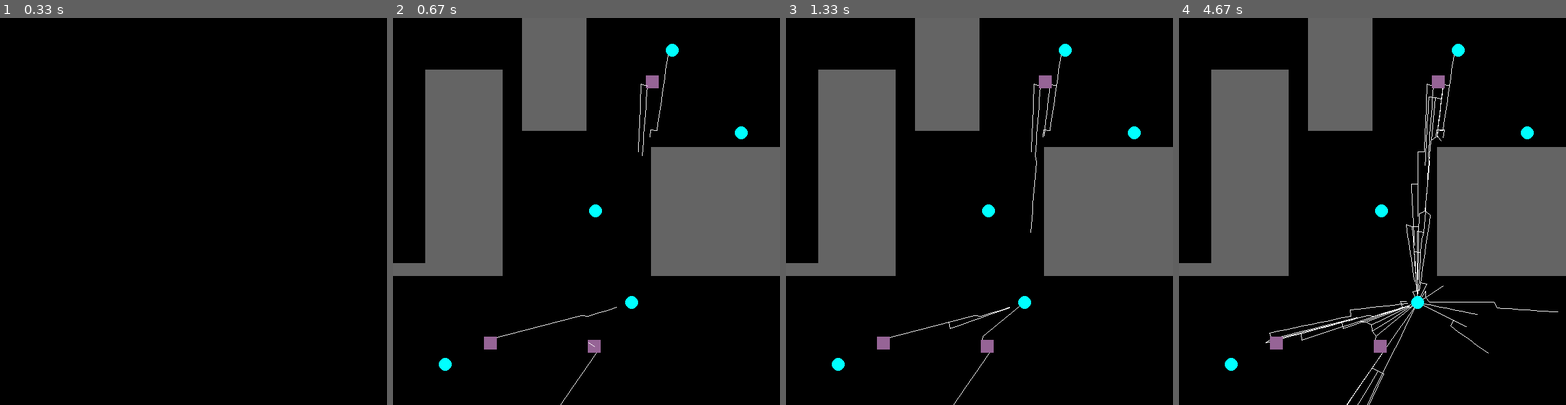
Above: before the commit, frames 1-4 (left to right).
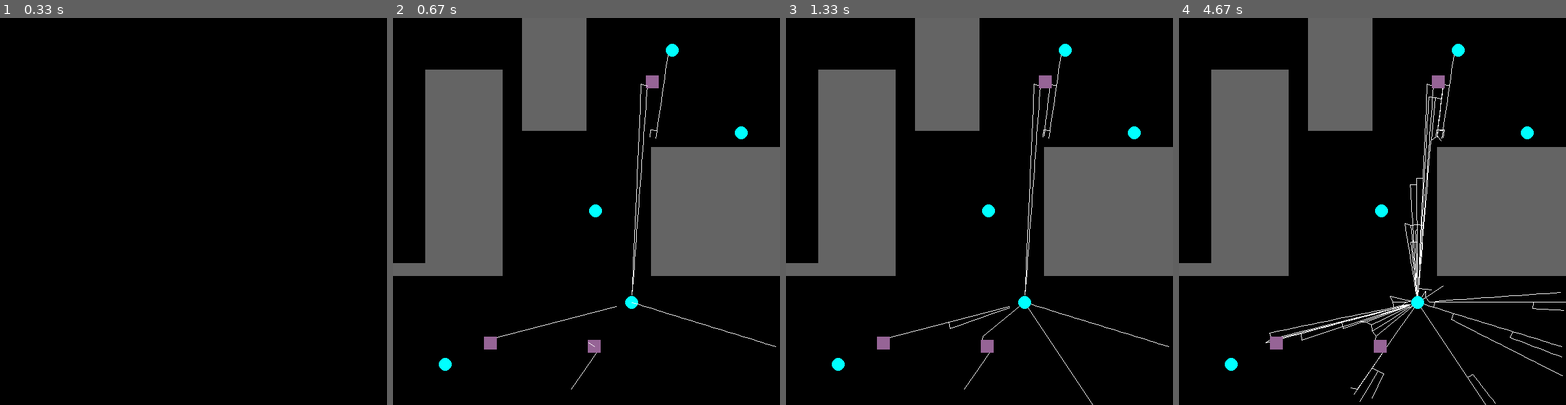
Above: after the commit, the same moments.

Repository: paulaksm/AIProj
Game: pygame game, started from rrtconnect.py
Same seed, same stepped clock (60 frames per second), same inputs: the game is played once before the commit and once after it. The source is Python 2; it was converted automatically to run under Python 3.
Inputs:
- Up to frame 1 (0.33 s): no input
- Up to frame 2 (0.67 s): no input
- Up to frame 3 (1.33 s): no input
- Up to frame 4 (4.67 s): no input

Frame 1 is identical in both runs. In frame 2, 0.2% of the frame differs, in the area x 43-99%, y 29-100%; in frame 3, 0.3%; in frame 4, 1.1%, in the area x 43-100%, y 29-100%.

Commit message:
Added bountry check in connect

Diff:
--- a/rrtconnect.py
+++ b/rrtconnect.py
@@ -88,6 +88,13 @@
         if collides((x,y)):
             return False
 
+    return True
+
+def insideMap(p):
+    x = p[0]
+    y = p[1]
+    if x < 0 or x > WIDTH or y < 0 or y > HEIGHT:
+        return False
     return True
 
 def calc_dist(curr_node):
@@ -123,9 +130,8 @@
     print(direction)
     print(p1)
     count = 0
-    while obstaclefree(p1, newpoint) and count < 10: # Kolla så de inte hamnar utanför screen!!
+    while obstaclefree(p1, newpoint) and insideMap(newpoint): # Kolla så de inte hamnar utanför screen!!
         if point_coll(newpoint, p2, 10):
-            print("WTF?!?")
             node_lists[objidx].append(Node(p2, node_lists[objidx][-1]))
             while goalobj.parent != None:
                 node_lists[objidx].append(Node(goalobj,node_lists[objidx][-1]))
@@ -136,7 +142,7 @@
             node_lists[objidx].append(Node(newpoint, p1))
             p1 = newpoint
             newpoint = p1 + direction
-            count += 1
+            count += 0
 
 
 def main():
